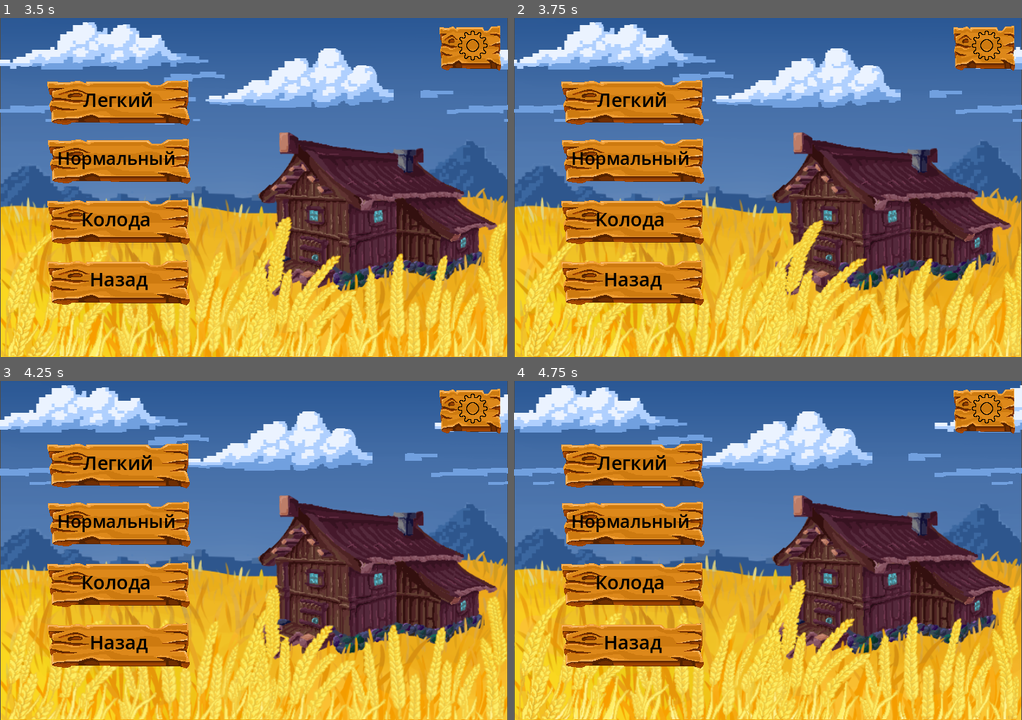
Above: before the commit, frames 1-4 (two rows, left to right).
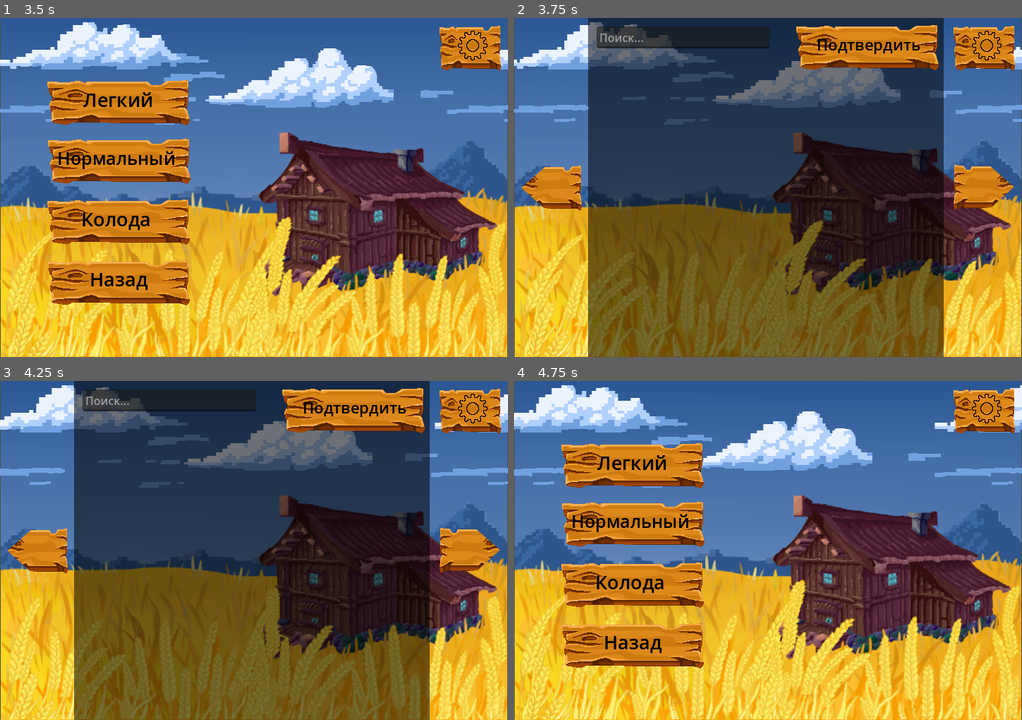
Above: after the commit, the same moments.

Repository: m-andreevskii/K-Cards
Game: Godot game, scene res://KCards/scenes/welcome_window.tscn
Two runs of this game, one before a commit and one after it. Both use one fixed random seed, a clock stepped at 60 frames per second and the inputs below.
Inputs (mouse positions are in pixels of both pictures, inside the frame that each line leads up to):
- Up to frame 1 (3.5 s): click "Play" at 0.5 s; click (472, 48) at 1.25 s; click "Сражения" at 2 s; click "С компьютером" at 2.75 s
- Up to frame 2 (3.75 s): click "Колода" at 3.5 s
- Up to frame 3 (4.25 s): no input
- Up to frame 4 (4.75 s): click (869, 411) at 4.25 s, where only the run after the commit has a clickable "Подтвердить"

Frame 1 is identical in both runs. In frame 2, 74% of the frame differs, in the area x 1-99%, y 0-100%; in frame 3, 74%; in frame 4, nothing differs.

Commit message:
EditDeck menu base

Diff:
--- /dev/null
+++ b/KCards/scenes/menu/EditDeck.gd
@@ -0,0 +1,28 @@
+extends CanvasLayer
+
+
+# Called when the node enters the scene tree for the first time.
+func _ready():
+	pass # Replace with function body.
+
+
+# Called every frame. 'delta' is the elapsed time since the previous frame.
+func _process(delta):
+	pass
+
+
+func _on_confirm_button_pressed():
+	MenuAudio.buttonPressedSound()
+	SceneTransition.change_buttons(self,"res://KCards/scenes/menu/difficulty_mode_menu.tscn")
+
+
+func _on_left_button_pressed():
+	MenuAudio.buttonPressedSound()
+
+
+func _on_right_button_pressed():
+	MenuAudio.buttonPressedSound()
+
+
+func _on_line_edit_text_changed(new_text):
+	pass # Replace with function body.
--- /dev/null
+++ b/KCards/scenes/menu/EditDeck.tscn
@@ -0,0 +1,72 @@
+[gd_scene load_steps=8 format=3 uid="uid://dcr7ngow11bqq"]
+
+[ext_resource type="Script" path="res://KCards/scenes/menu/EditDeck.gd" id="1_jrukb"]
+[ext_resource type="Texture2D" uid="uid://dap7i3bphd2hu" path="res://KCards/images/bg_buttons_picture/unlock_button.png" id="2_7vdcj"]
+[ext_resource type="Texture2D" uid="uid://dkqp1aemjln4s" path="res://KCards/images/bg_buttons_picture/lock_button.png" id="3_1n6mv"]
+[ext_resource type="Texture2D" uid="uid://kam5g042pbtj" path="res://KCards/images/bg_buttons_picture/k-temn.png" id="4_ed55p"]
+[ext_resource type="Texture2D" uid="uid://2jtrjvrp66rg" path="res://KCards/images/bg_buttons_picture/arrow.png" id="5_vqjac"]
+[ext_resource type="Texture2D" uid="uid://brs5u8coai31b" path="res://KCards/images/bg_buttons_picture/arrowDark.png" id="6_dapli"]
+
+[sub_resource type="LabelSettings" id="LabelSettings_ybphk"]
+font_size = 22
+font_color = Color(0, 0, 0, 1)
+
+[node name="ButtonsLayer2" type="CanvasLayer"]
+layer = -8
+script = ExtResource("1_jrukb")
+
+[node name="Shading" type="Polygon2D" parent="."]
+position = Vector2(105, 0)
+scale = Vector2(0.7, 1)
+color = Color(0, 0, 0, 0.541176)
+polygon = PackedVector2Array(0, 0, 720, 0, 720, 480, 0, 480)
+
+[node name="ConfirmButton" type="TextureButton" parent="."]
+offset_left = 396.0
+offset_top = 7.0
+offset_right = 606.0
+offset_bottom = 77.0
+texture_normal = ExtResource("2_7vdcj")
+texture_pressed = ExtResource("4_ed55p")
+texture_disabled = ExtResource("3_1n6mv")
+
+[node name="Label" type="Label" parent="ConfirmButton"]
+layout_mode = 0
+offset_left = 14.0
+offset_top = 15.0
+offset_right = 200.0
+offset_bottom = 57.0
+theme_override_colors/font_color = Color(0, 0, 0, 1)
+theme_override_font_sizes/font_size = 28
+text = "Подтвердить"
+label_settings = SubResource("LabelSettings_ybphk")
+horizontal_alignment = 1
+
+[node name="LeftButton" type="TextureButton" parent="."]
+offset_left = 8.0
+offset_top = 208.0
+offset_right = 98.0
+offset_bottom = 273.0
+texture_normal = ExtResource("5_vqjac")
+texture_pressed = ExtResource("6_dapli")
+
+[node name="RightButton" type="TextureButton" parent="."]
+offset_left = 621.0
+offset_top = 207.0
+offset_right = 711.0
+offset_bottom = 272.0
+texture_normal = ExtResource("5_vqjac")
+texture_pressed = ExtResource("6_dapli")
+flip_h = true
+
+[node name="LineEdit" type="LineEdit" parent="."]
+offset_left = 117.0
+offset_top = 12.0
+offset_right = 363.0
+offset_bottom = 43.0
+placeholder_text = "Поиск..."
+
+[connection signal="pressed" from="ConfirmButton" to="." method="_on_confirm_button_pressed"]
+[connection signal="pressed" from="LeftButton" to="." method="_on_left_button_pressed"]
+[connection signal="pressed" from="RightButton" to="." method="_on_right_button_pressed"]
+[connection signal="text_changed" from="LineEdit" to="." method="_on_line_edit_text_changed"]
--- a/KCards/scenes/menu/difficulty_mode_menu.gd
+++ b/KCards/scenes/menu/difficulty_mode_menu.gd
@@ -17,7 +17,7 @@
 
 func _on_editing_deck_button_pressed():
 	MenuAudio.buttonPressedSound()
-
+	SceneTransition.change_buttons(self,"res://KCards/scenes/menu/EditDeck.tscn")
 
 
 func _on_easy_mode_button_pressed():
Binary file added: KCards/images/bg_buttons_picture/arrow.png
Not shown, added: KCards/images/bg_buttons_picture/arrow.png.import
Binary file added: KCards/images/bg_buttons_picture/arrowDark.png
Not shown, added: KCards/images/bg_buttons_picture/arrowDark.png.import
